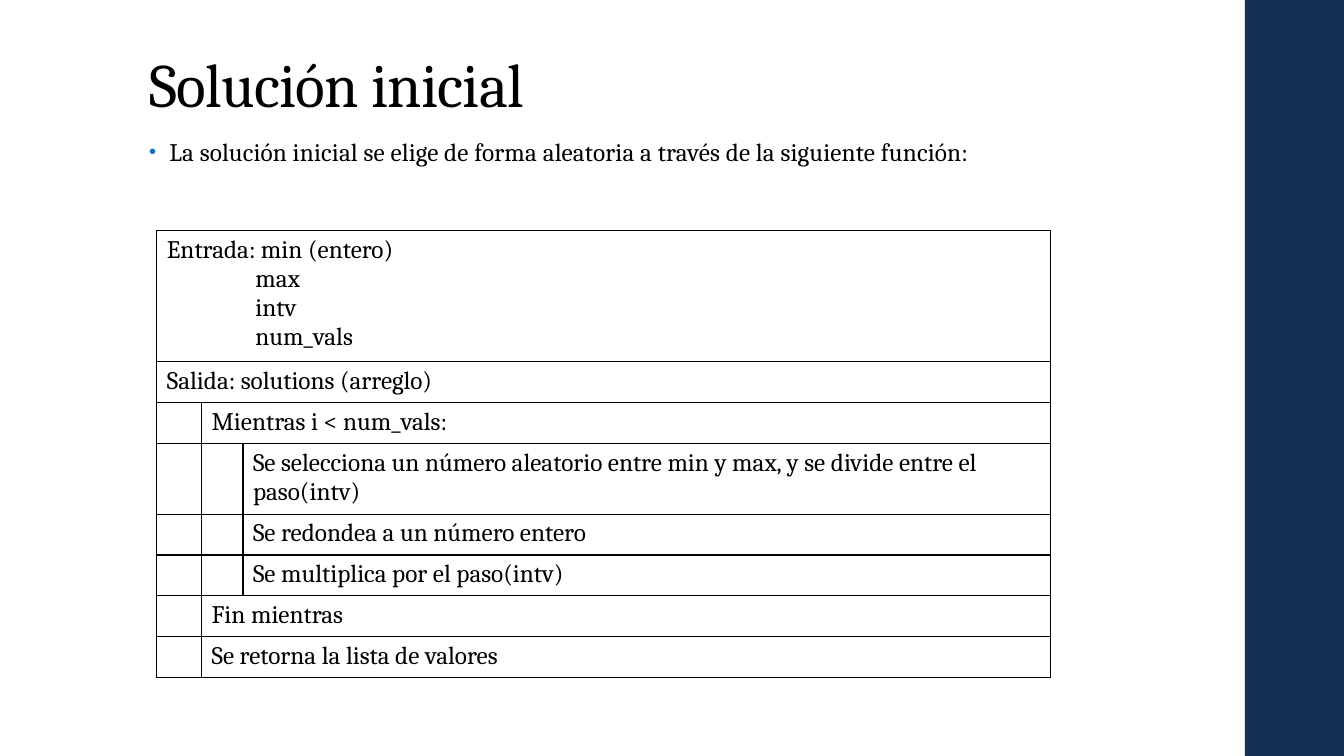
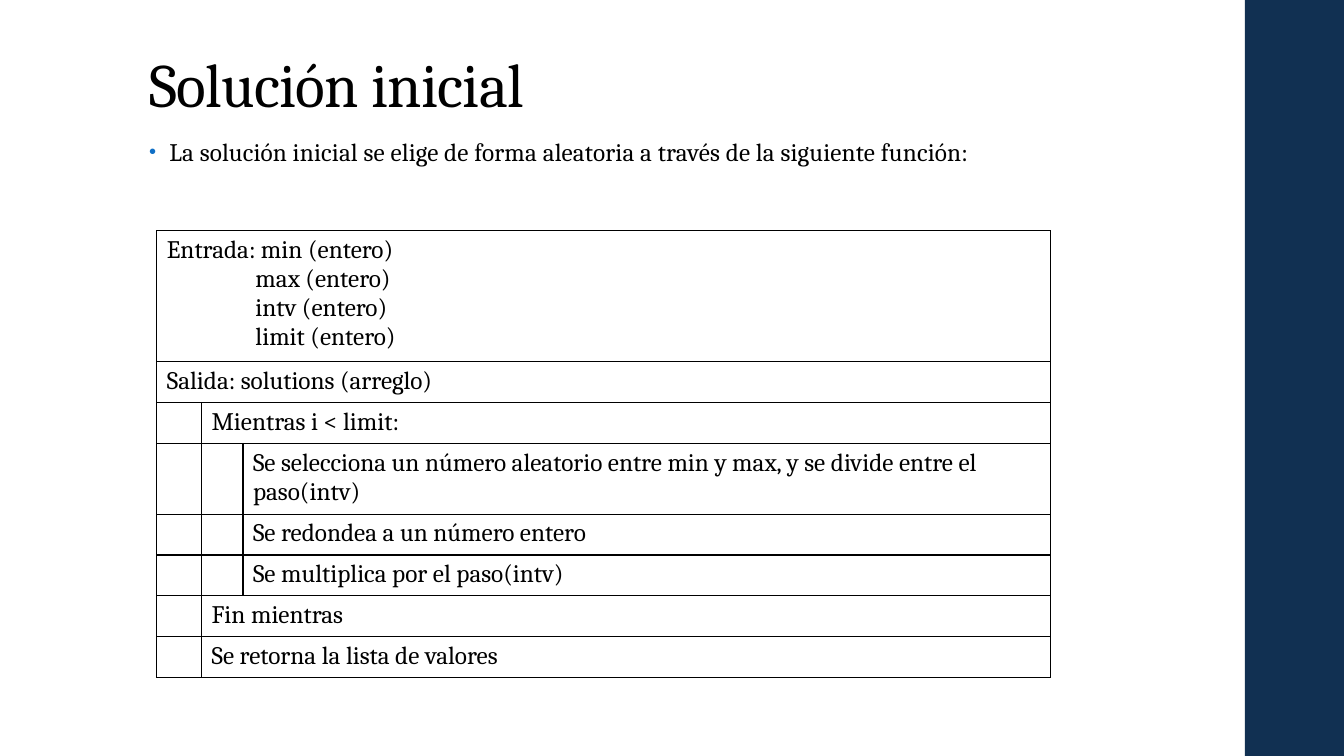
Before and after one commit to Javy011021/prediccion1, a slide deck: slide 4 of ppt/MH_Laura_Javier T2.pptx. Drawn at 1344x756 pixels with LibreOffice and Linux fonts; fonts in the diff are those of the drawing. Boxes give left, top, right and bottom in pixels: in the first picture for what was removed or moved away, otherwise in the second. Text is boxed around its words. In the diff, an @@ line names an element or a change of style, - is before the commit and + after.

```diff
--- a/ppt/MH_Laura_Javier T2.pptx
+++ b/ppt/MH_Laura_Javier T2.pptx
@@ table at (157, 231, 1051, 679) @@
-row 1, column 1: Entrada: min (entero) / max / intv / num_vals
+row 1, column 1: Entrada: min (entero) / max (entero) / intv (entero) / limit (entero)
-row 3, column 2: Mientras i < num_vals:
+row 3, column 2: Mientras i < limit:
```
Also in this commit, not shown: 3 other slides changed.
